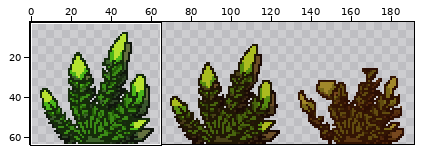
Sprite sheet -- TunedBeta/images/environment/Hornwort.png. Above: a wide view before the commit, with the close-up outlined.
Close-up. As it was:
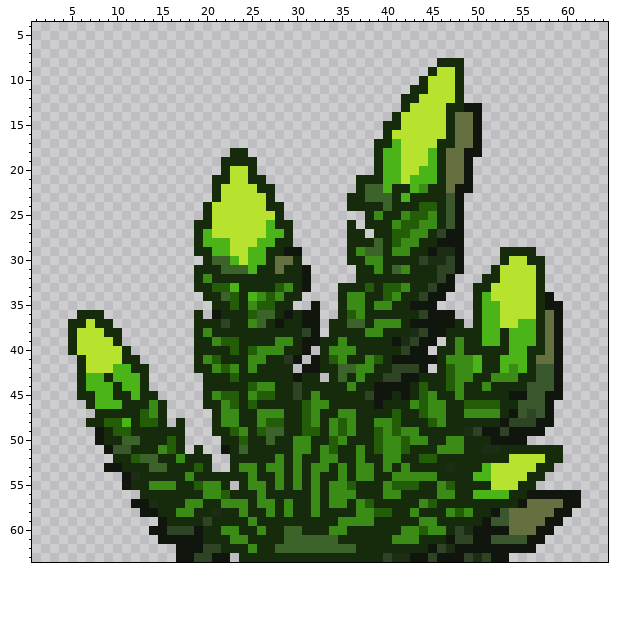
The file is 192x64 pixels. Colours within 5 levels of each other are drawn and written as one. Shown: x 1..64, y 4..63. The wide view leaves out empty margins. The commit also changed other parts of the picture, which this record leaves out.
The result:
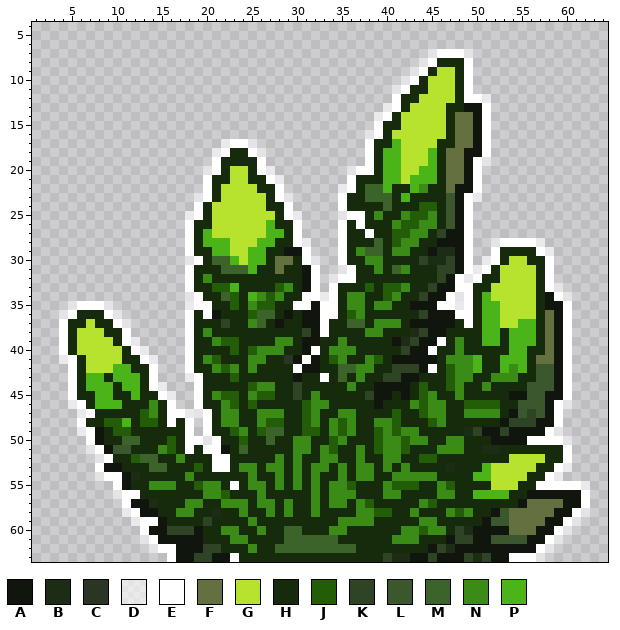
Palette (. is transparent): A #10160d  B #1c2c15  C #2a3525  D #ffffff96  E #ffffff  F #64703f  G #b7e32f  H #152b0b  J #235d08  K #2e4424  L #3a572d  M #3c6329  N #3b8c16  P #4ab419
Change:
Changed rows in their new state; - is an unchanged pixel.
first column x 4:
 7 -----------------------------------------DEEED-------------
 8 ----------------------------------------DE---E-------------
 9 ---------------------------------------DE----E-------------
10 --------------------------------------DE-----E-------------
11 -------------------------------------DE------E-------------
12 -------------------------------------E-------EED-----------
13 ------------------------------------DE---------E-----------
14 -----------------------------------DE----------E-----------
15 -----------------------------------E-----------E-----------
16 ----------------------------------DE-----------E-----------
17 ------------------DEED------------E------------E-----------
18 -----------------DE--ED-----------E------------E-----------
19 -----------------E----E-----------E-----------ED-----------
20 ----------------DE----ED--------DEE-----------E------------
21 ----------------E------ED-------E-------------E------------
22 ----------------E-------E------DE-------------E------------
23 ---------------DE-------ED-----E-------------ED------------
24 ---------------E---------E-----E-------------E-------------
25 --------------DE---------ED----DEE-----------E-------------
26 --------------E-----------E----E-E-----------E-------------
27 --------------E-----------E----E--E----------E-------------
28 --------------E-----------ED---E-------------E--DEEEED-----
29 --------------E------------E---E-------------E--E----ED----
30 --------------DE-----------ED--E-------------E-DE-----E----
31 --------------E-------------E--DE------------EDE------E----
32 --------------E-------------E-DEE-----------EDE-------E----
33 --------------E-------------E-E-------------EE--------ED---
34 --------------DE-----------EEDE------------EDE---------ED--
35 -DEEED--------DEE---------EE-EE-----------EEDE----------E--
36 DE---ED-------E-E------------EE-------------EE----------E--
37 E-----ED------E--------------E---------------E----------E--
38 E------E------E--------------E--------------------------E--
39 E------ED-----E---------------------------E-------------E--
40 E-------ED----E-------------E------------E--------------E--
41 DE-------ED---E------------E----------------------------E--
42 -E--------E---E-----------E--------------E--------------E--
43 -E--------E---DE-------------E--------------------------E--
44 -E--------ED---E----------------------------------------E--
45 -E---------ED--E----------------------------------------E--
46 -DE---------E--E---------------------------------------ED--
47 --DE--------EEDDE--------------------------------------E---
48 --E---------E-E-E--------------------------------------E---
49 --DE----------E-E-------------------------------------ED---
50 ---E----------EEDE----------------------------------EEEED--
51 ---DE---------E-EE--------------------------------------E--
52 ----DE-----------EE-------------------------------------E--
53 ----E------------EE------------------------------------ED--
54 ----DEE-----------------------------------------------ED---
55 ------E------------E---------------------------------EEEEED
56 ------DEE-------------------------------------------------E
57 -------E--------------------------------------------------E
58 -------DE------------------------------------------------ED
59 --------DEE---------------------------------------------ED-
60 ---------E---------------------------------------------ED--
61 ---------DE-------------------------------------------ED---
62 ----------DEE----------------------------------------ED----
63 ------------E------E------------------------------EEED-----
